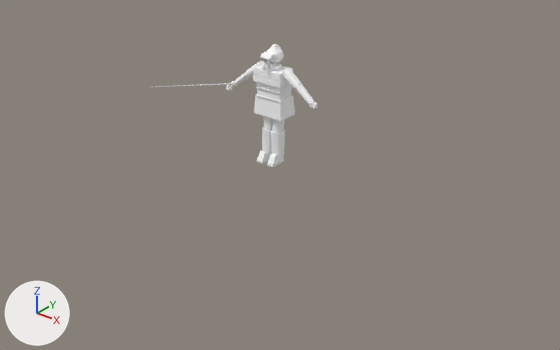
The Blender file ArtSource/Pedestrians/Blender/LakeFisherman3D.blend: old version first, new version second.
Before and after are seen from a 50 mm lens placed at (6.64, -8.15, 4.83), pointed at (0.2, -0.1, -0.15). Every picture has the same lights, and +X, +Y and +Z are marked at lower left. The first picture is the older version.

The older version as bpy lines, for what is in view:
```python
me_clo_slickerhem_mesh = bpy.data.meshes.new('CLO_SlickerHem_Mesh')
me_clo_slickerhem_mesh.from_pydata(...)  # 8 vertices, 6 faces; spans x -0.25..0.25, y -0.154..0.176, z -0.108..0.176
me_clo_slickerhem_mesh.materials.append(mat_mat_player3dlit)
me_clo_stormyoke_mesh = bpy.data.meshes.new('CLO_StormYoke_Mesh')
me_clo_stormyoke_mesh.from_pydata(...)  # 8 vertices, 6 faces; spans x -0.245..0.245, y -0.16..0.169, z 0.018..0.202
me_clo_stormyoke_mesh.materials.append(mat_mat_player3dlit)
ob_clo_slickerhem = bpy.data.objects.new('CLO_SlickerHem', me_clo_slickerhem_mesh)
ob_clo_slickerhem.location = (0.0, 0.01, 0.83)
_m = ob_clo_slickerhem.modifiers.new('Triangulate', 'TRIANGULATE')
_m.quad_method = 'FIXED'
_m.ngon_method = 'CLIP'
ob_clo_stormyoke = bpy.data.objects.new('CLO_StormYoke', me_clo_stormyoke_mesh)
ob_clo_stormyoke.location = (0.0, 0.0, 1.21)
_m = ob_clo_stormyoke.modifiers.new('Triangulate', 'TRIANGULATE')
_m.quad_method = 'FIXED'
_m.ngon_method = 'CLIP'
```
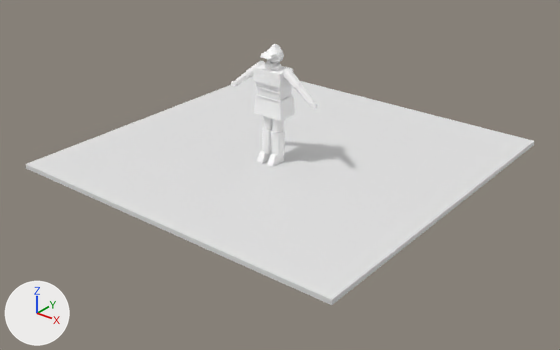
Pixel boxes (x1, y1, x2, y2) of what changed, in the pictures (560 x 350 px):
'PreviewGround', added
    after: (26, 76, 534, 305)

The change, as a diff of the scene's bpy script:
```diff
--- a/ArtSource/Pedestrians/Blender/LakeFisherman3D.blend.py
+++ b/ArtSource/Pedestrians/Blender/LakeFisherman3D.blend.py
@@ mat_mat_previewground @@
+mat_mat_previewground = principled_material('MAT_PreviewGround')
+mat_mat_previewground.base_color = (0.8, 0.8, 0.8)  # white #e7e7e7
@@ me_previewground_mesh @@
+me_previewground_mesh.from_pydata(...)  # a box spanning x -2.75..2.75, y -2.4..3.1, z -0.07..0.0
+me_previewground_mesh.materials.append(mat_mat_previewground)  # white #e7e7e7
@@ ob_previewground @@
+ob_previewground = bpy.data.objects.new('PreviewGround', me_previewground_mesh)
+ob_previewground.location = (0.0, 0.0, 0.0)
```
